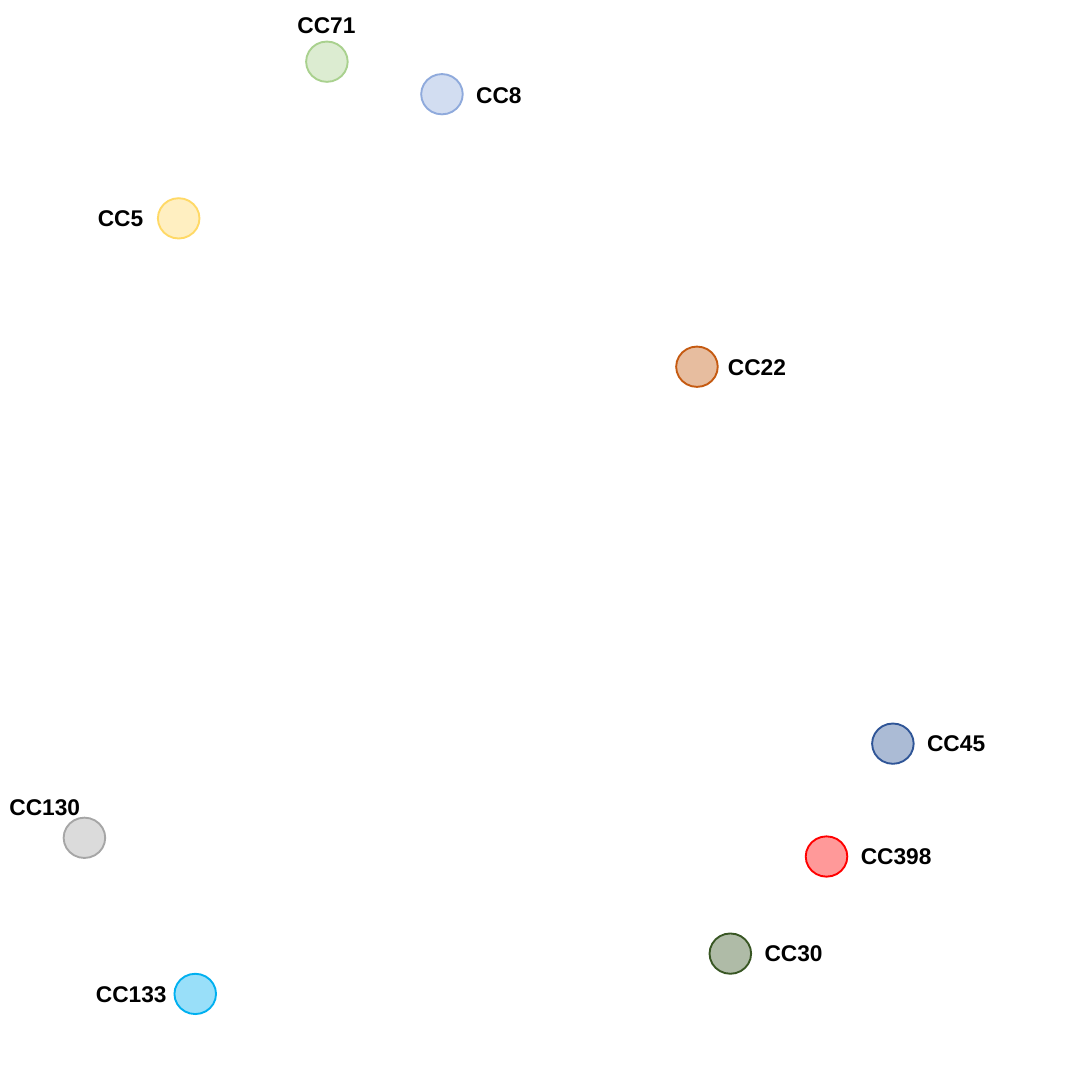
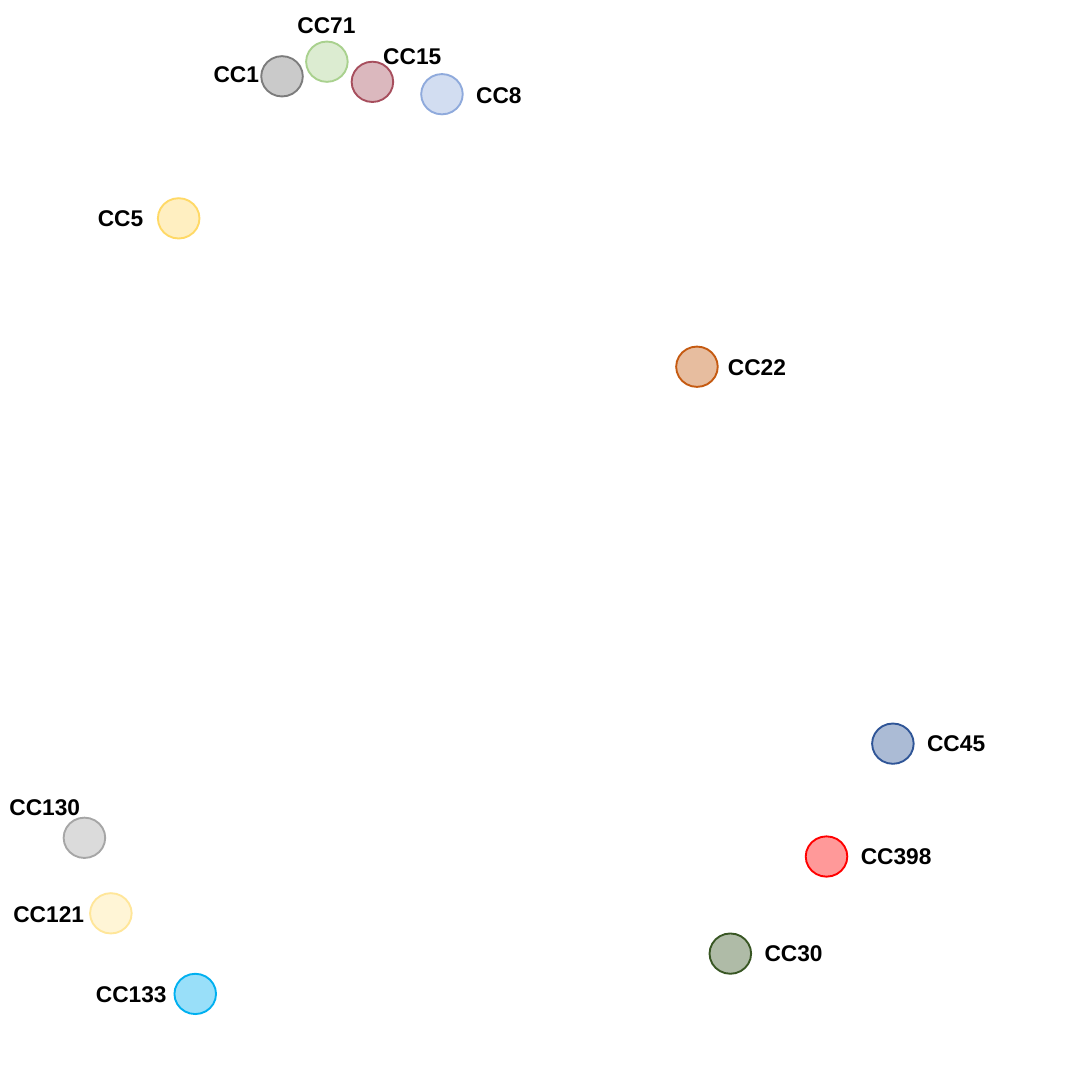
Before and after one commit to staphopia/staphopia-paper, a slide deck: slide 1 of data/nrd/nrd-annotated-phylogeny.pptx. Drawn at 1092x1092 pixels with LibreOffice and Linux fonts; fonts in the diff are those of the drawing; background and template pictures are left out. Boxes give left, top, right and bottom in pixels: in the first picture for what was removed or moved away, otherwise in the second. Text is boxed around its words. In the diff, an @@ line names an element or a change of style, - is before the commit and + after.

```diff
--- a/data/nrd/nrd-annotated-phylogeny.pptx
+++ b/data/nrd/nrd-annotated-phylogeny.pptx
@@ ellipse added at [261,56,302,97], fill #7C7C7C at 40% opacity, outline #7C7C7C 1 pt @@
@@ text added at [383,48,441,69], 12 pt, text #000000, bold @@
+CC15
@@ text added at [214,66,259,83], 12 pt, text #000000, bold @@
+CC1
@@ ellipse added at [352,61,393,102], fill #A74E5D at 40% opacity, outline #A74E5D 1 pt @@
@@ ellipse added at [90,893,131,934], fill #FFE699 at 40% opacity, outline #FFE699 1 pt @@
@@ text added at [13,906,84,923], 12 pt, text #000000, bold @@
+CC121
```
Also in this commit, not shown: 1 slide added, 2 other files.
